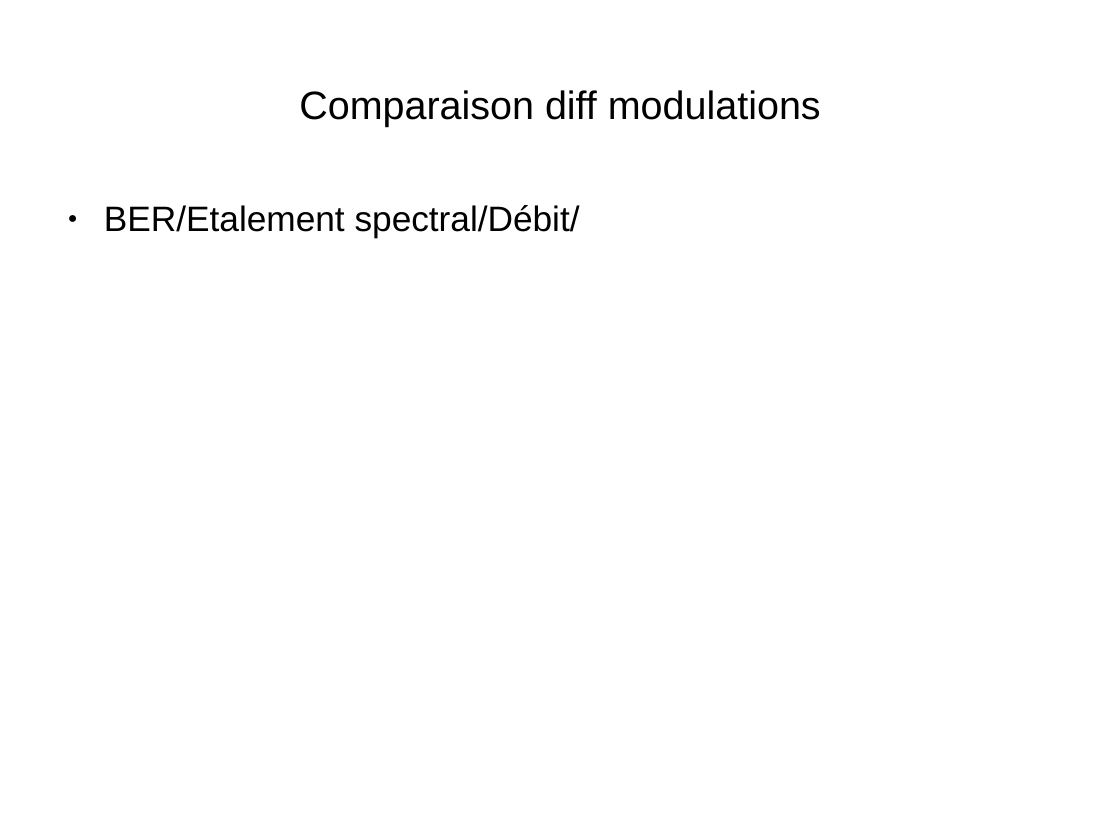
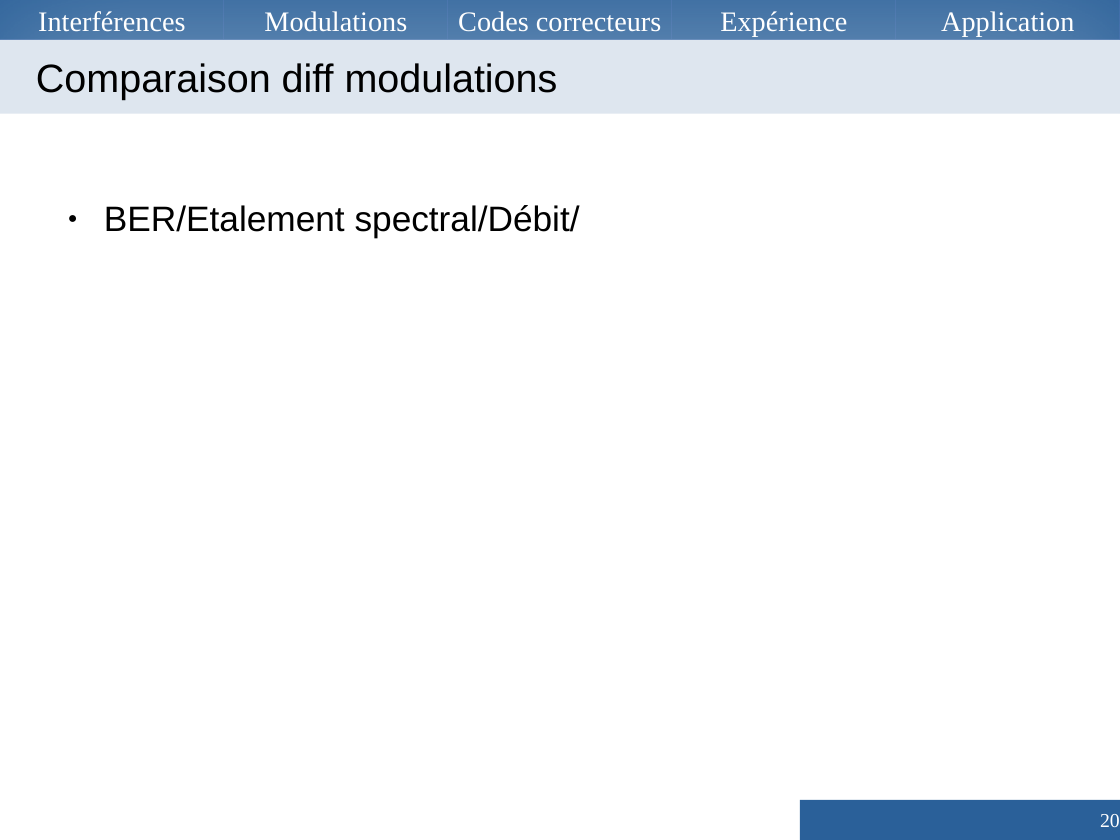
Before and after one commit to Vzrod/tipe, a slide deck: slide 20 of TIPE.odp. Drawn at 1120x840 pixels with LibreOffice and Linux fonts; fonts in the diff are those of the drawing. Boxes give left, top, right and bottom in pixels: in the first picture for what was removed or moved away, otherwise in the second. Text is boxed around its words. In the diff, an @@ line names an element or a change of style, - is before the commit and + after.

```diff
--- a/TIPE.odp
+++ b/TIPE.odp
@@ rectangle added at <box>0,0,224,40</box>, fill #2A6099, outline #3465A4 0 pt, 20 pt, text #FFFFFF @@
+Interférences
@@ rectangle added at <box>224,0,447,40</box>, fill #2A6099, outline #3465A4 0 pt, 20 pt, text #FFFFFF @@
+Modulations
@@ rectangle added at <box>448,0,672,40</box>, fill #2A6099, outline #3465A4 0 pt, 20 pt, text #FFFFFF @@
+Codes correcteurs
@@ rectangle added at <box>672,0,895,40</box>, fill #2A6099, outline #3465A4 0 pt, 20 pt, text #FFFFFF @@
+Expérience
@@ rectangle added at <box>896,0,1120,40</box>, fill #2A6099, outline #3465A4 0 pt, 20 pt, text #FFFFFF @@
+Application
@@ title "Comparaison diff modulations": place and size @@
-title "Comparaison diff modulations" at <box>299,90,821,127</box>
+title "Comparaison diff modulations" at <box>0,40,1120,114</box>
@@ title "Comparaison diff modulations" at <box>0,40,1120,114</box>: alignment centre to left; indent changed; fill none to #DEE6EF; shadow on @@
@@ page number added at <box>800,800,1120,839</box>, fill #2A6099, 14 pt, text #FFFFFF @@
+20
```
Also in this commit, not shown: 21 other slides changed, 2 slides added, 2 slides removed, 7 other files.
